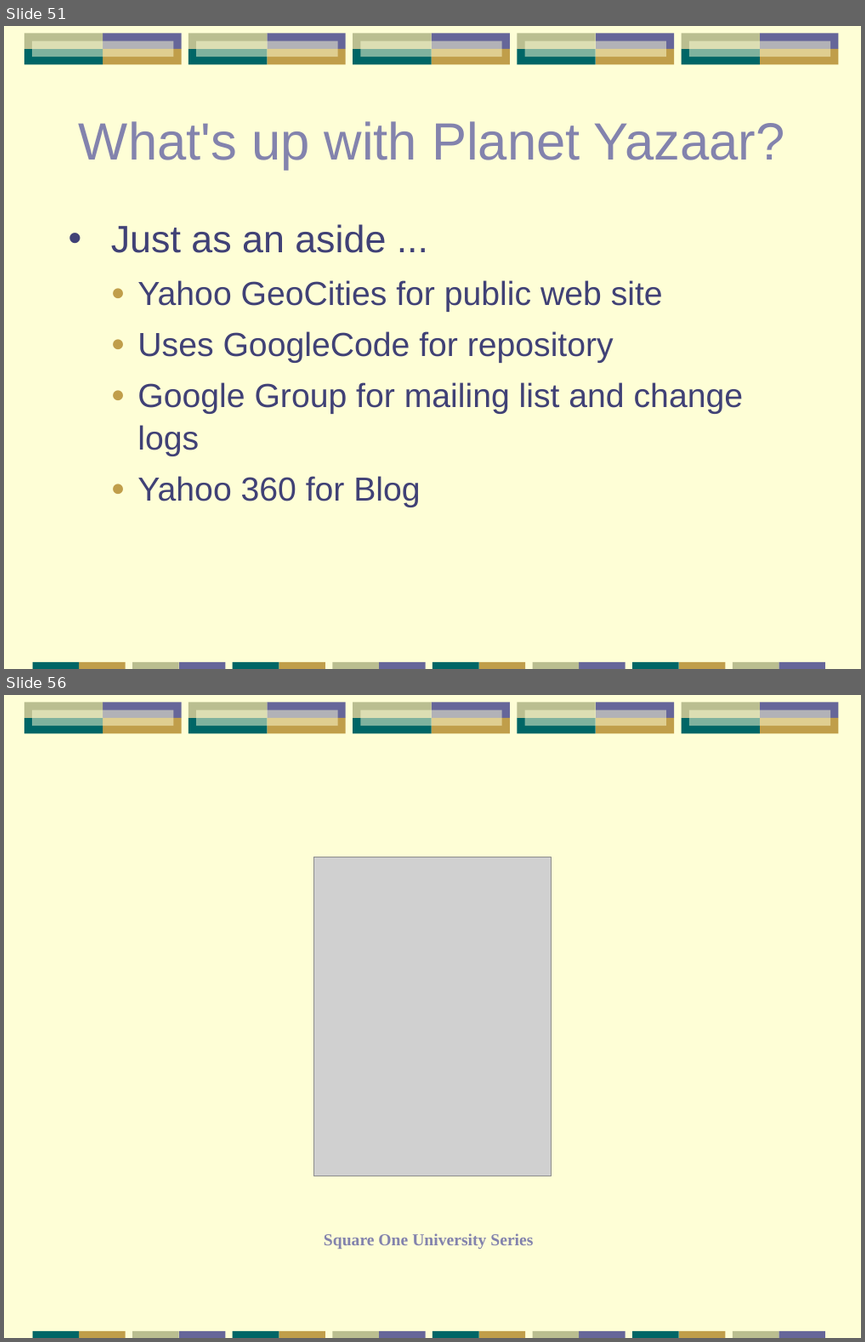
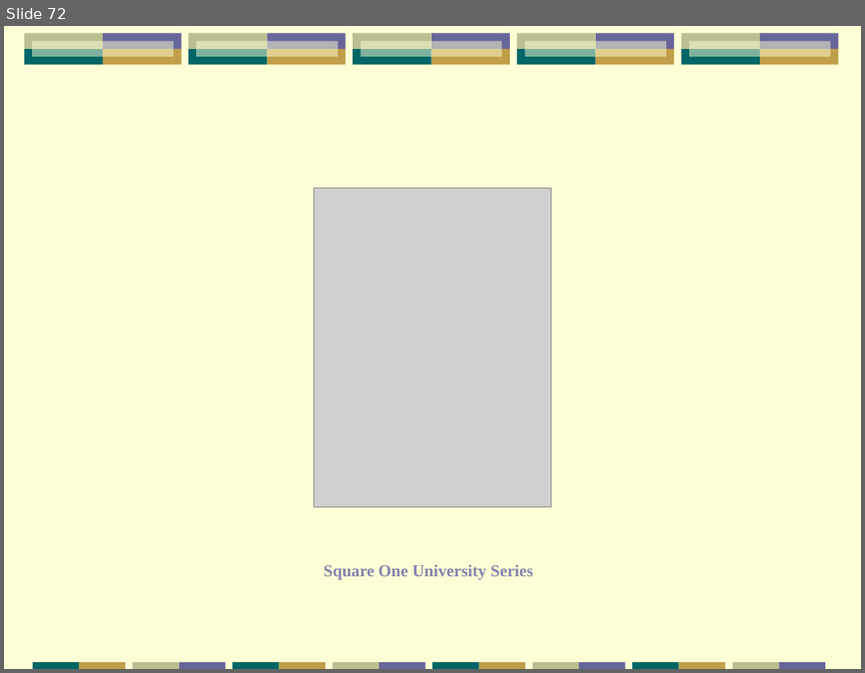
Before and after one commit to papuapost/yazaar, a slide deck: articles/testing-tools/testing-tools.odp. Shown one above the other, each under a label of ours: slides 51 and 56 before the commit, slide 72 after it; the slides between them are not shown. The pictures are 865x1342 and 865x673 pixels, drawn with LibreOffice and Linux fonts; fonts in the diff are those of the drawing; grey boxes stand for pictures. Boxes give left, top, right and bottom in pixels: in the first picture for what was removed or moved away, otherwise in the second. Text is boxed around its words. In the diff, an @@ line names an element or a change of style, - is before the commit and + after.

```diff
--- a/articles/testing-tools/testing-tools.odp
+++ b/articles/testing-tools/testing-tools.odp
@@ slide 51 removed at (4,26,861,669), background #FEFED6; not listed: 41 template elements that a slide beside it also shows @@
@@ title removed at (79,121,785,170) @@
-What's up with Planet Yazaar?
@@ text removed at (111,224,743,507) @@
-• Just as an aside ...
-  ● Yahoo GeoCities for public web site
-  ● Uses GoogleCode for repository
-  ● Google Group for mailing list and change logs
-  ● Yahoo 360 for Blog
@@ what was slide 56 is now slide 72 @@
```
Also in this commit, not shown: 15 slides changed, 31 slides added, 14 other slides removed.
